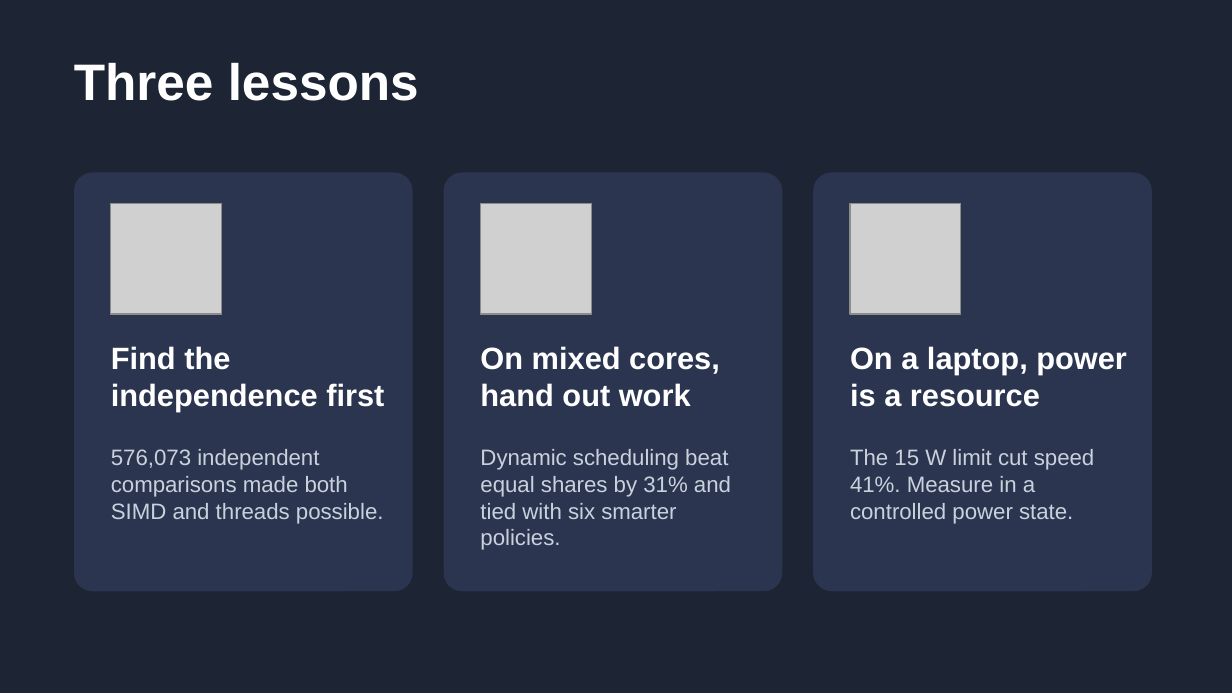
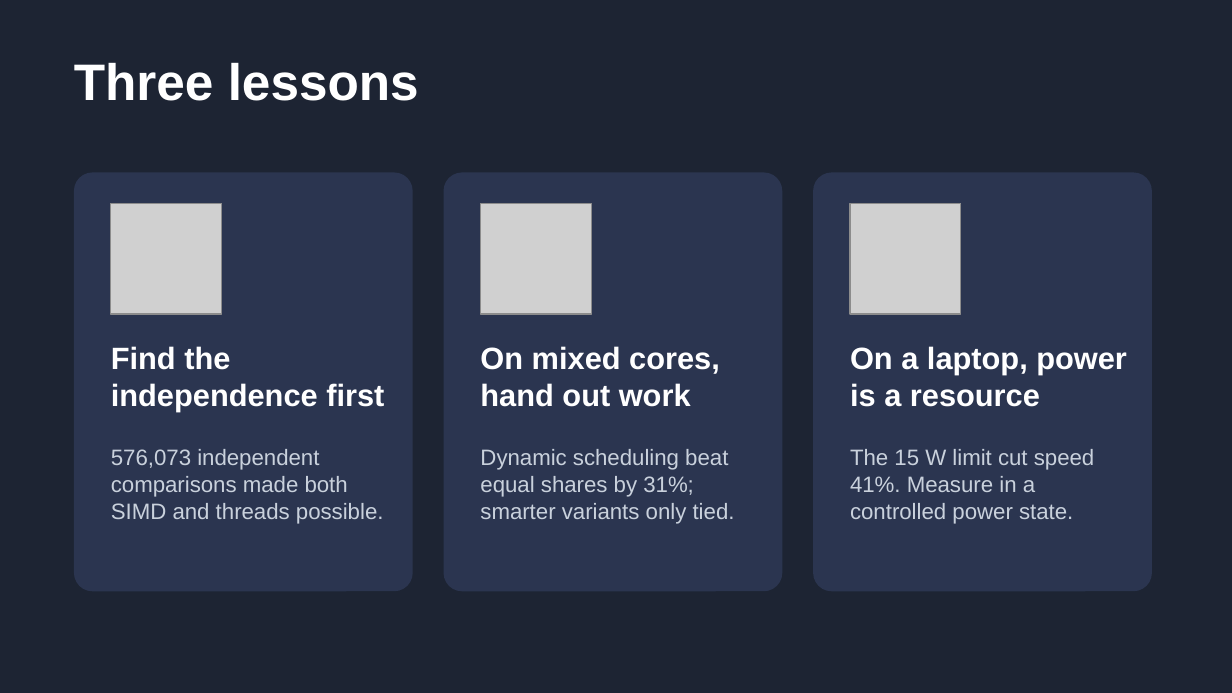
Before and after one commit to TARUN-2305/hysw, a slide deck: slide 23 of docs/HySW_first_principles.pptx. Drawn at 1232x693 pixels with LibreOffice and Linux fonts; fonts in the diff are those of the drawing; grey boxes stand for pictures. Boxes give left, top, right and bottom in pixels: in the first picture for what was removed or moved away, otherwise in the second. Text is boxed around its words. In the diff, an @@ line names an element or a change of style, - is before the commit and + after.

```diff
--- a/docs/HySW_first_principles.pptx
+++ b/docs/HySW_first_principles.pptx
@@ text at <box>480,449,735,524</box>: text changed @@
-Dynamic scheduling beat equal shares by 31% and tied with six smarter policies.
+Dynamic scheduling beat equal shares by 31%; smarter variants only tied.
```
Also in this commit, not shown: 1 other slide changed, 5 other files.
